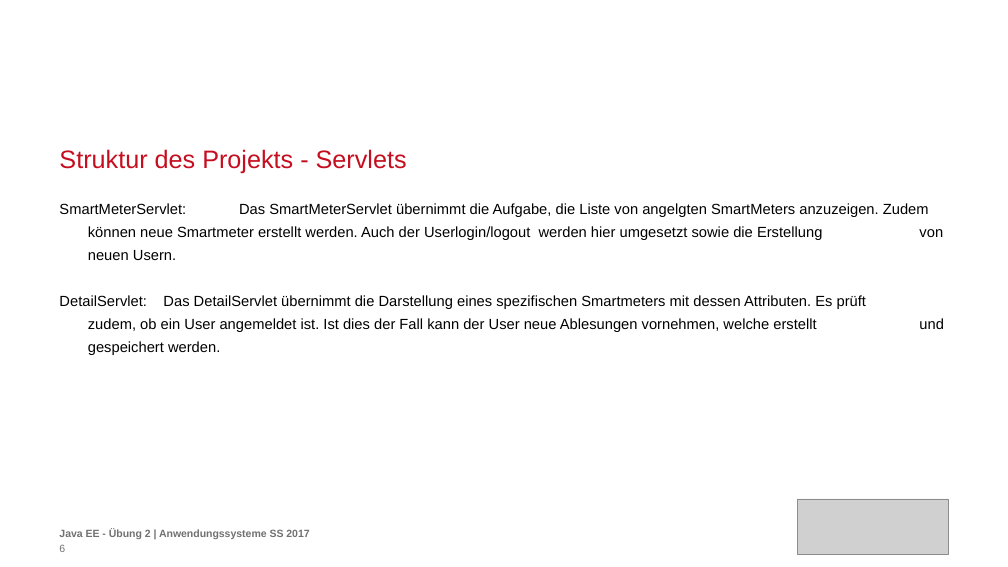
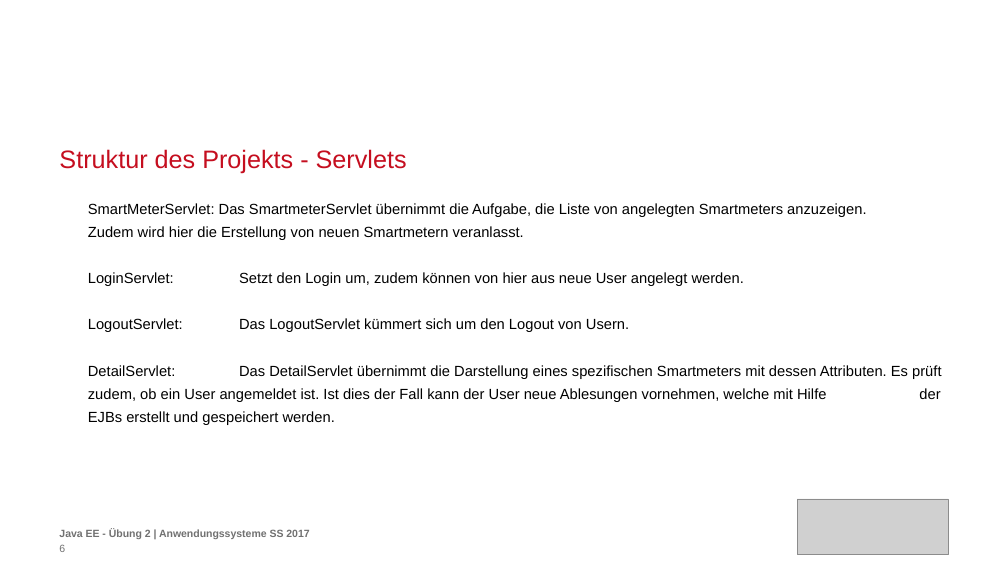
Before and after one commit to carolin262/anwendungssysA2, a slide deck: slide 6 of PräsentationJavaEE.pptx. Drawn at 1008x567 pixels with LibreOffice and Linux fonts; fonts in the diff are those of the drawing; grey boxes stand for pictures; background and template pictures are left out. Boxes give left, top, right and bottom in pixels: in the first picture for what was removed or moved away, otherwise in the second. Text is boxed around its words. In the diff, an @@ line names an element or a change of style, - is before the commit and + after.

```diff
--- a/PräsentationJavaEE.pptx
+++ b/PräsentationJavaEE.pptx
@@ text at box(88, 203, 941, 425): text changed @@
-SmartMeterServlet: Das SmartMeterServlet übernimmt die Aufgabe, die Liste von angelgten SmartMeters anzuzeigen. Zudem können neue Smartmeter erstellt werden. Auch der Userlogin/logout werden hier umgesetzt sowie die Erstellung von neuen Usern.
-DetailServlet: Das DetailServlet übernimmt die Darstellung eines spezifischen Smartmeters mit dessen Attributen. Es prüft zudem, ob ein User angemeldet ist. Ist dies der Fall kann der User neue Ablesungen vornehmen, welche erstellt und gespeichert werden.
+SmartMeterServlet: Das SmartmeterServlet übernimmt die Aufgabe, die Liste von angelegten Smartmeters anzuzeigen. Zudem wird hier die Erstellung von neuen Smartmetern veranlasst.
+LoginServlet: Setzt den Login um, zudem können von hier aus neue User angelegt werden.
+LogoutServlet: Das LogoutServlet kümmert sich um den Logout von Usern.
+DetailServlet: Das DetailServlet übernimmt die Darstellung eines spezifischen Smartmeters mit dessen Attributen. Es prüft zudem, ob ein User angemeldet ist. Ist dies der Fall kann der User neue Ablesungen vornehmen, welche mit Hilfe der EJBs erstellt und gespeichert werden.
```
Also in this commit, not shown: 10 other slides changed, 5 slides added.
